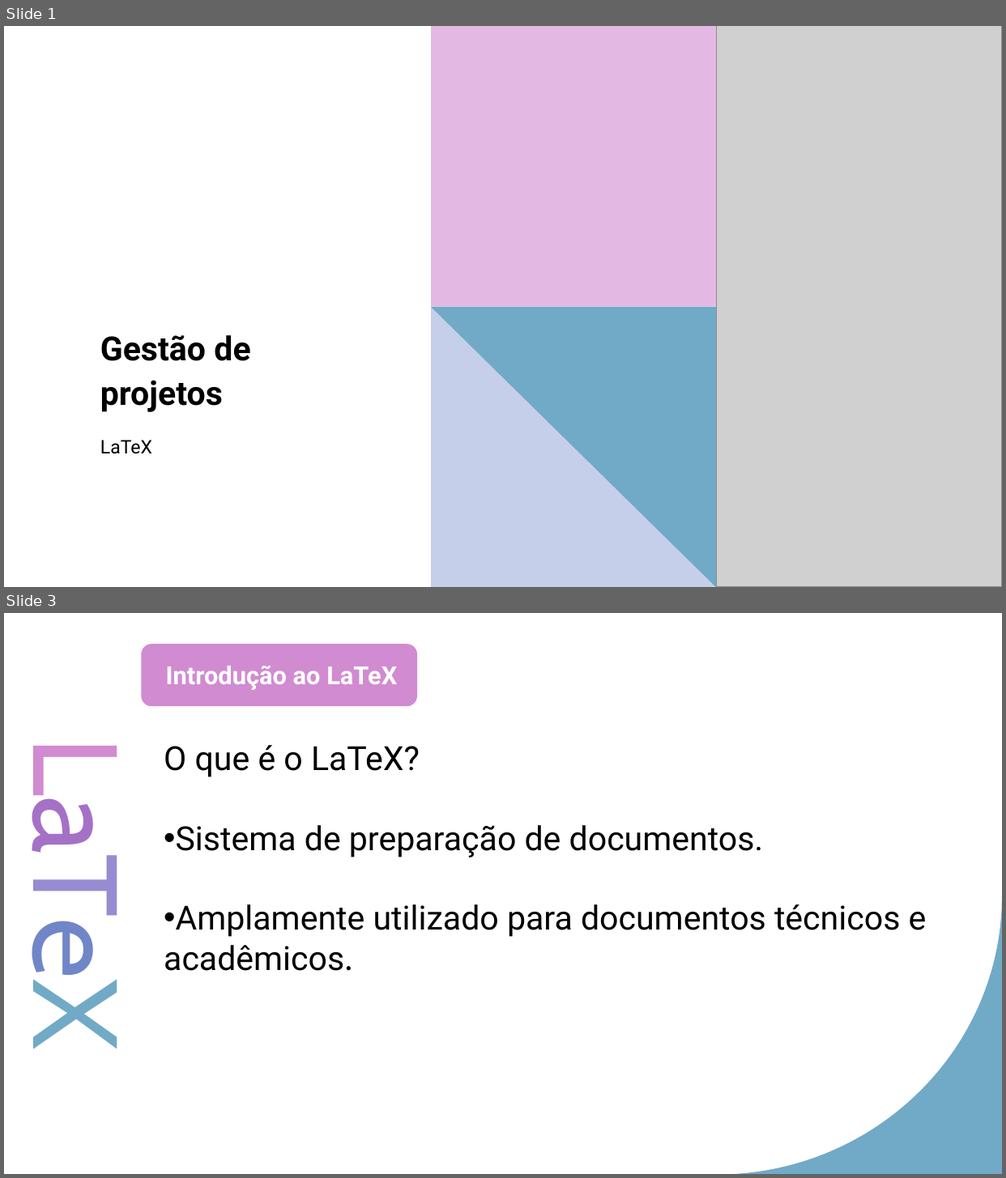
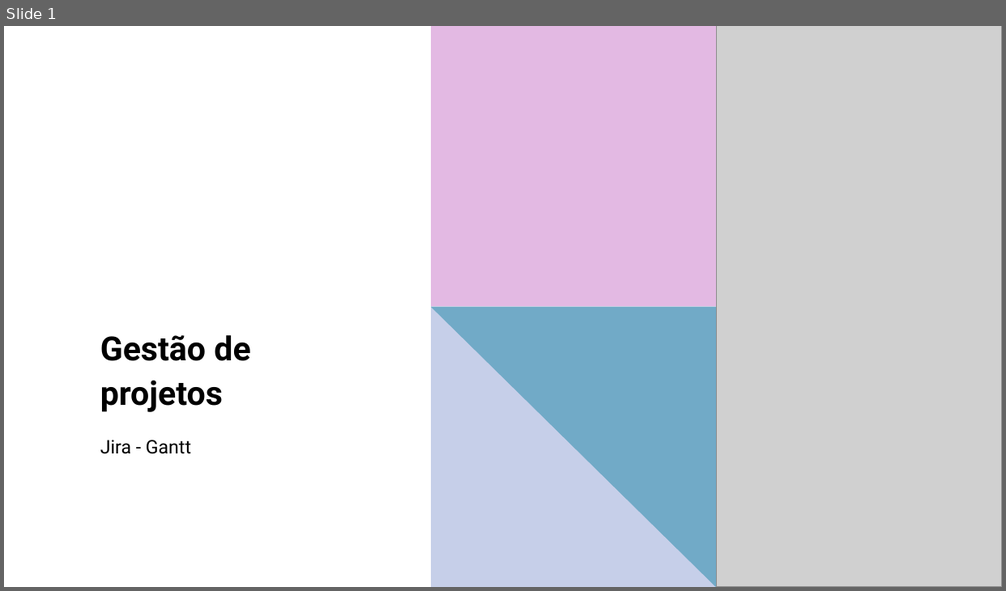
Before and after one commit to LeonardoRaiz/FATEC, a slide deck: Gestao de Projetos/PPT/Aula 04/Aula 04.pptx. Shown one above the other, each under a label of ours: slides 1 and 3 before the commit, slide 1 after it; the slides between them are not shown. The pictures are 1006x1178 and 1006x591 pixels, drawn with LibreOffice and Linux fonts; fonts in the diff are those of the drawing; grey boxes stand for pictures. Boxes give left, top, right and bottom in pixels: in the first picture for what was removed or moved away, otherwise in the second. Text is boxed around its words. In the diff, an @@ line names an element or a change of style, - is before the commit and + after.

```diff
--- a/Gestao de Projetos/PPT/Aula 04/Aula 04.pptx
+++ b/Gestao de Projetos/PPT/Aula 04/Aula 04.pptx
@@ slide 3 removed at bbox=[4, 613, 1002, 1174], background #FFFFFF; not listed: 1 template element that a slide beside it also shows @@
@@ rounded rectangle removed at bbox=[141, 644, 417, 706] @@
-Introdução ao LaTeX
@@ text removed at bbox=[164, 745, 927, 971] @@
-O que é o LaTeX?
-• Sistema de preparação de documentos.
-• Amplamente utilizado para documentos técnicos e acadêmicos.
@@ text removed at bbox=[4, 768, 148, 1041] @@
-LaTeX
@@ slide 1 changed as well @@
@@ subtitle at bbox=[100, 440, 191, 454]: text changed @@
-LaTeX
+Jira - Gantt
```
Also in this commit, not shown: 13 other slides removed.
